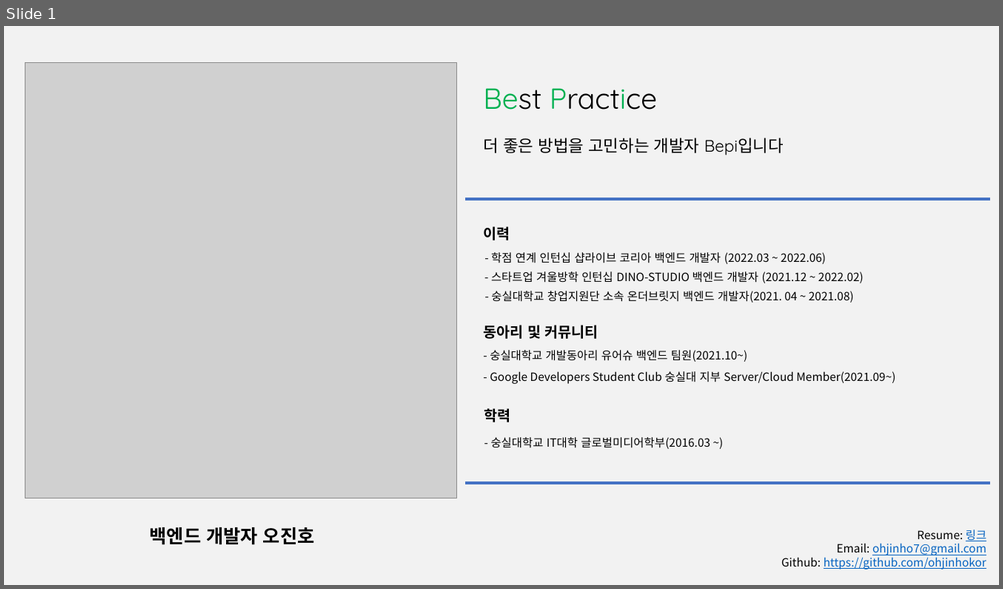
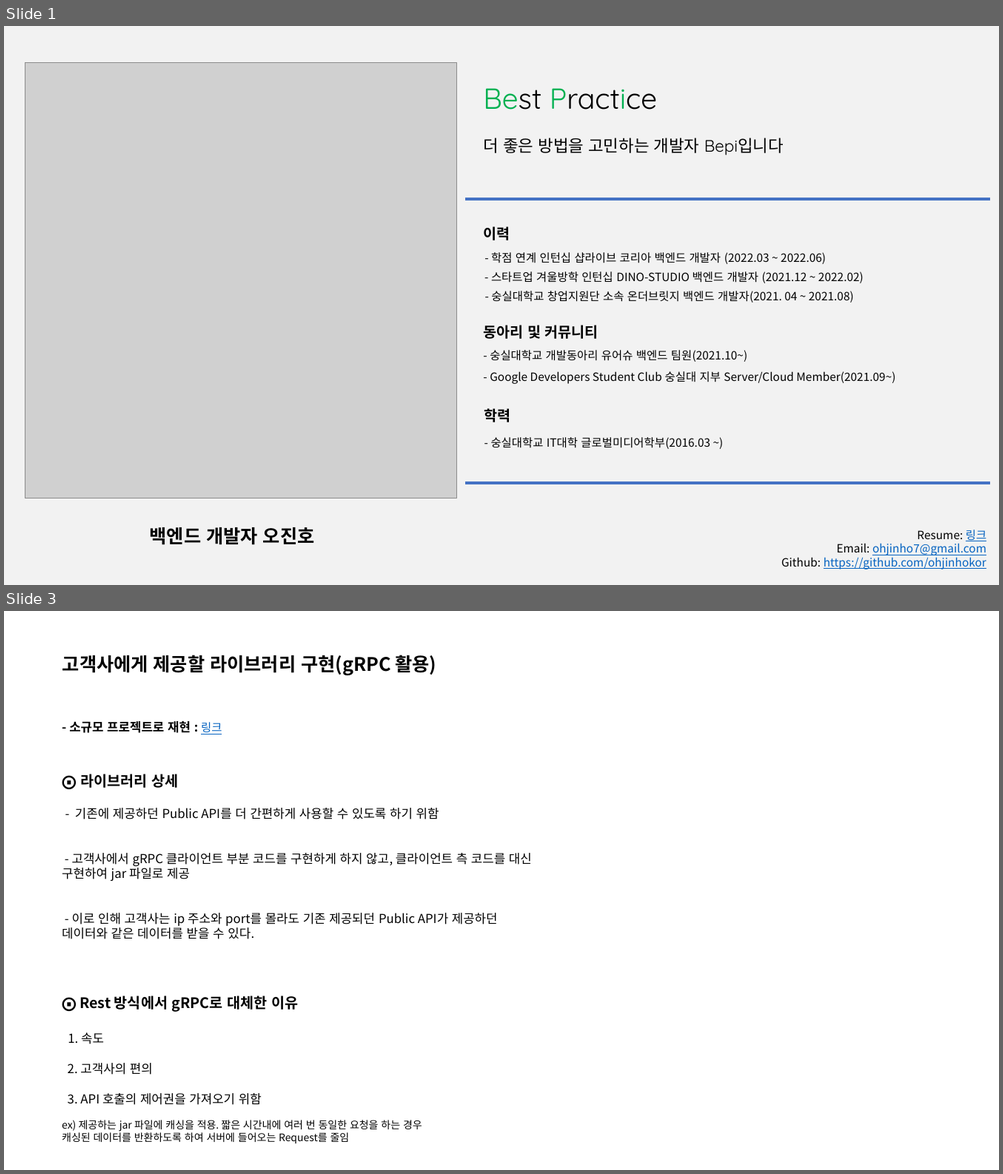
Before and after one commit to ohjinhokor/PortFolio, a slide deck: 오진호 포트폴리오.pptx. Shown one above the other, each under a label of ours: slide 1 before the commit, slides 1 and 3 after it; the slides between them are not shown. The pictures are 1003x589 and 1003x1174 pixels, drawn with LibreOffice and Linux fonts; fonts in the diff are those of the drawing; grey boxes stand for pictures; background and template pictures are left out. Boxes give left, top, right and bottom in pixels: in the first picture for what was removed or moved away, otherwise in the second. Text is boxed around its words. In the diff, an @@ line names an element or a change of style, - is before the commit and + after.

```diff
--- a/오진호 포트폴리오.pptx
+++ b/오진호 포트폴리오.pptx
@@ slide 3 added at (4, 611, 999, 1170), background #FFFFFF @@
@@ text added at (62, 655, 437, 675), 18 pt, text #000000, bold @@
+고객사에게 제공할 라이브러리 구현(gRPC 활용)
@@ text added at (69, 721, 222, 735), 12 pt, text #000000, bold @@
+- 소규모 프로젝트로 재현 : 링크
@@ text added at (62, 774, 532, 940), 12 pt, text #000000 @@
+⨀ 라이브러리 상세
+- 기존에 제공하던 Public API를 더 간편하게 사용할 수 있도록 하기 위함
+- 고객사에서 gRPC 클라이언트 부분 코드를 구현하게 하지 않고, 클라이언트 측 코드를 대신 구현하여 jar 파일로 제공
+- 이로 인해 고객사는 ip 주소와 port를 몰라도 기존 제공되던 Public API가 제공하던 데이터와 같은 데이터를 받을 수 있다.
@@ text added at (62, 996, 422, 1144), 10 pt, text #000000 @@
+⨀ Rest 방식에서 gRPC로 대체한 이유
+1. 속도
+2. 고객사의 편의
+3. API 호출의 제어권을 가져오기 위함
+ex) 제공하는 jar 파일에 캐싱을 적용. 짧은 시간내에 여러 번 동일한 요청을 하는 경우
+캐싱된 데이터를 반환하도록 하여 서버에 들어오는 Request를 줄임
```
Also in this commit, not shown: 1 slide changed, 1 other slide added, 2 other files.
